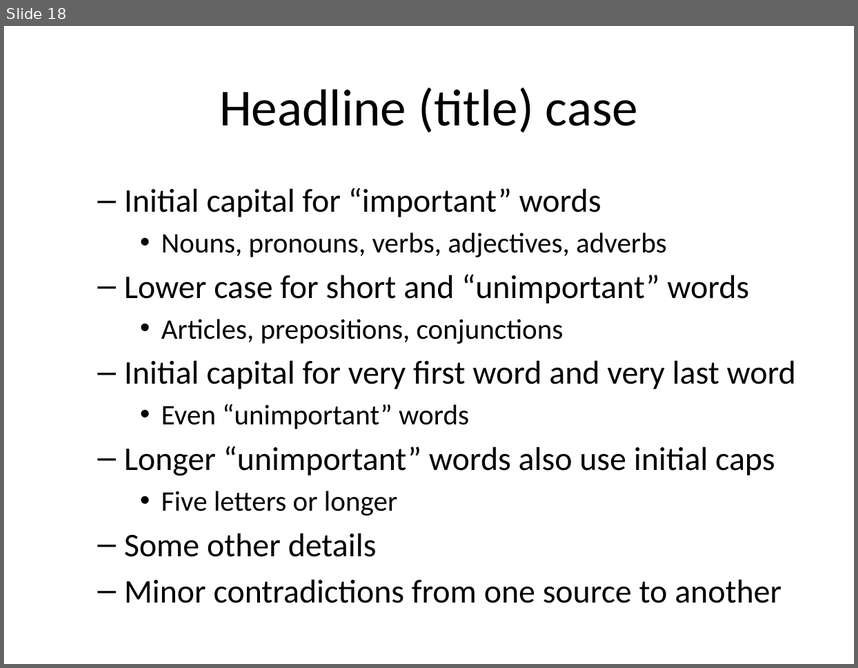
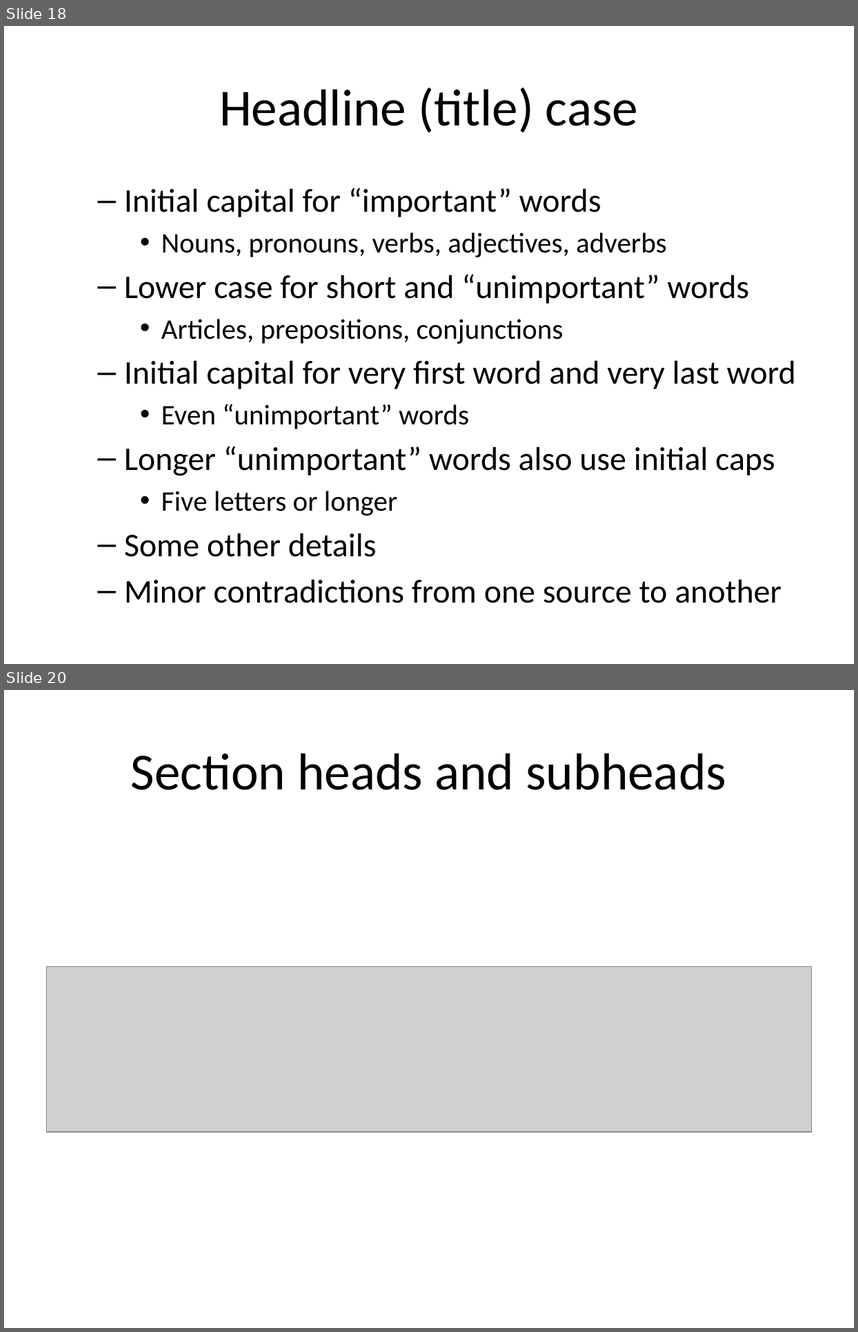
Before and after one commit to classes-medb/5510, a slide deck: src/video07-formatting-your-literature-review.pptx. Shown one above the other, each under a label of ours: slide 18 before the commit, slides 18 and 20 after it; the slides between them are not shown. The pictures are 858x668 and 858x1332 pixels, drawn with LibreOffice and Linux fonts; fonts in the diff are those of the drawing; grey boxes stand for pictures. Boxes give left, top, right and bottom in pixels: in the first picture for what was removed or moved away, otherwise in the second. Text is boxed around its words. In the diff, an @@ line names an element or a change of style, - is before the commit and + after.

```diff
--- a/src/video07-formatting-your-literature-review.pptx
+++ b/src/video07-formatting-your-literature-review.pptx
@@ slide 20 added at box(4, 690, 854, 1328), background #FFFFFF @@
@@ title added at box(131, 753, 726, 790), 44 pt, text #000000 @@
+Section heads and subheads
@@ picture added at box(47, 966, 811, 1131) @@
```
Also in this commit, not shown: 12 other slides added, 12 other files.
